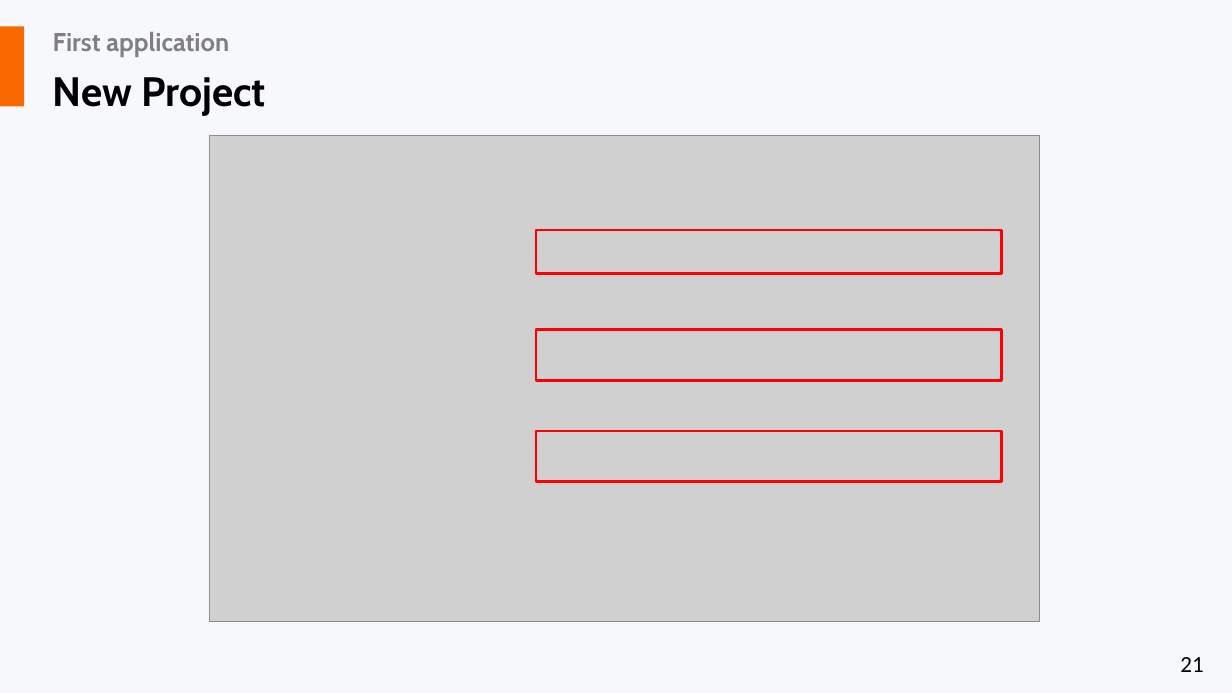
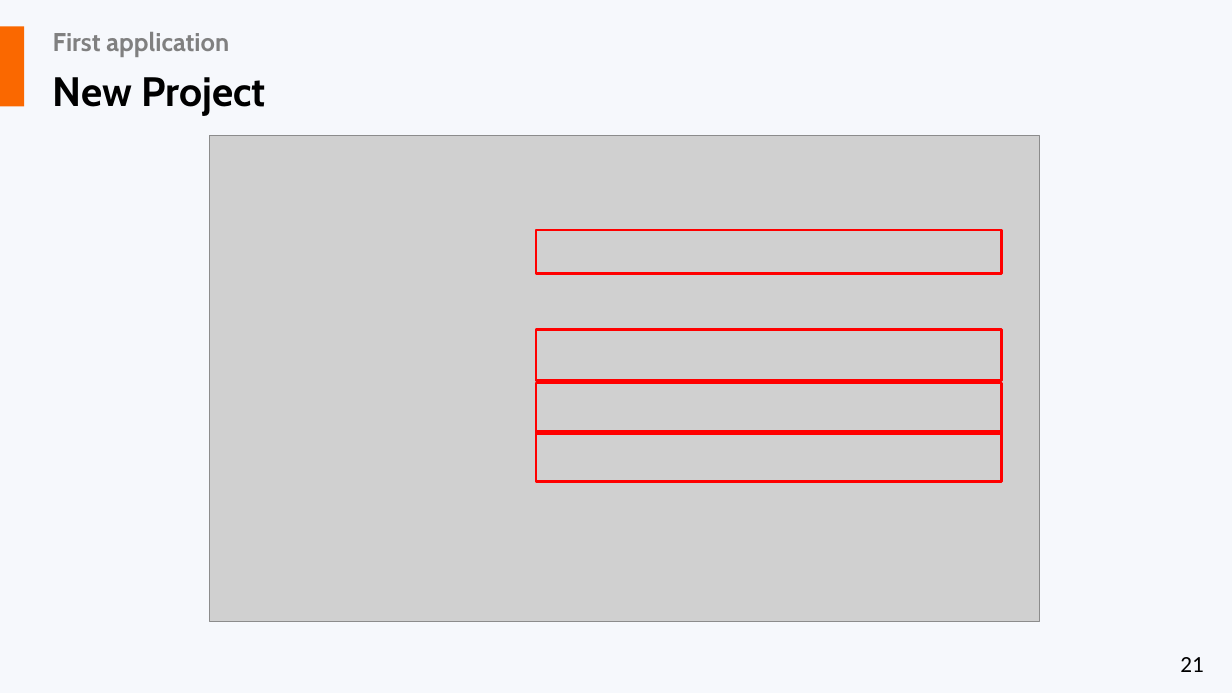
Before and after one commit to liviucotfas/ase-web-and-cloud-applications-security, a slide deck: slide 21 of Presentation ASPNET - Part I.pptx. Drawn at 1232x693 pixels with LibreOffice and Linux fonts; fonts in the diff are those of the drawing; grey boxes stand for pictures. Boxes give left, top, right and bottom in pixels: in the first picture for what was removed or moved away, otherwise in the second. Text is boxed around its words. In the diff, an @@ line names an element or a change of style, - is before the commit and + after.

```diff
--- a/Presentation ASPNET - Part I.pptx
+++ b/Presentation ASPNET - Part I.pptx
@@ rectangle added at <box>536,383,1002,433</box>, outline #FF0000 2 pt @@
```
Also in this commit, not shown: 1 other slide changed.
